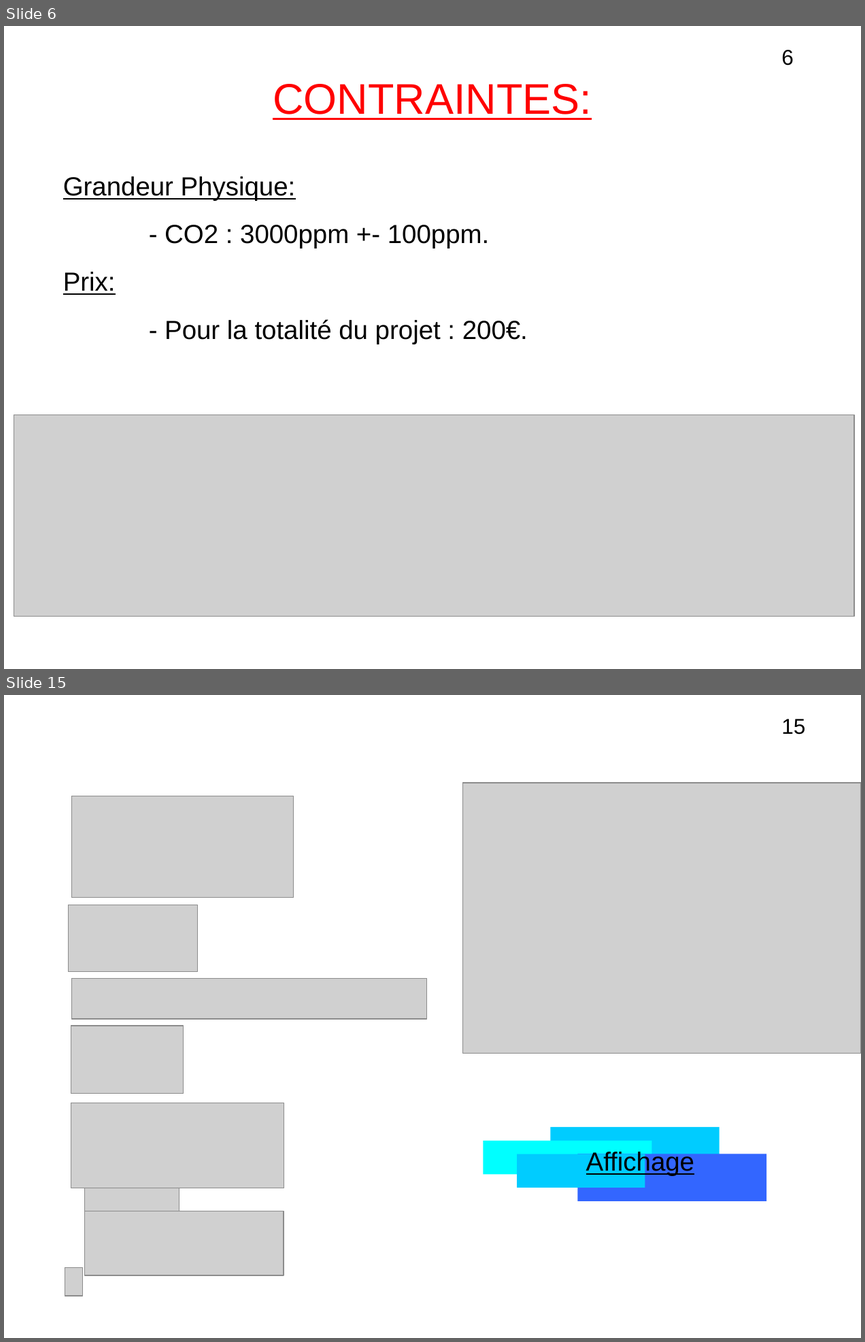
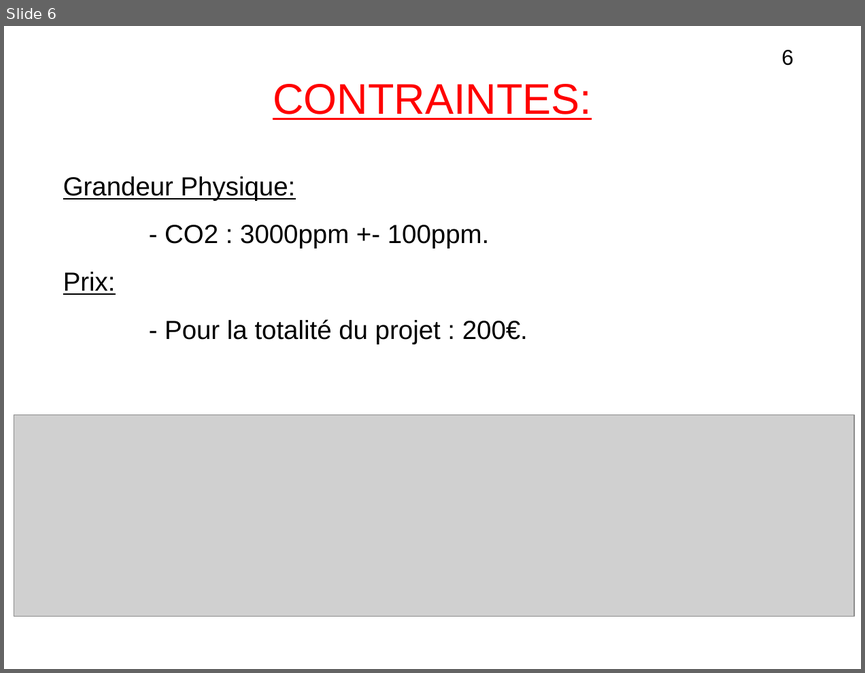
Before and after one commit to lesliesam96/Projet-STI2D, a slide deck: hugo/diapo_R3.odp. Shown one above the other, each under a label of ours: slides 6 and 15 before the commit, slide 6 after it; the slides between them are not shown. The pictures are 865x1342 and 865x673 pixels, drawn with LibreOffice and Linux fonts; fonts in the diff are those of the drawing; grey boxes stand for pictures. Boxes give left, top, right and bottom in pixels: in the first picture for what was removed or moved away, otherwise in the second. Text is boxed around its words. In the diff, an @@ line names an element or a change of style, - is before the commit and + after.

```diff
--- a/hugo/diapo_R3.odp
+++ b/hugo/diapo_R3.odp
@@ slide 15 removed at bbox=[4, 695, 861, 1338], background #FFFFFF @@
@@ text removed at bbox=[781, 719, 805, 734] @@
-15
@@ picture removed at bbox=[72, 796, 294, 897] @@
@@ picture removed at bbox=[462, 783, 861, 1053] @@
@@ picture removed at bbox=[68, 905, 198, 972] @@
@@ picture removed at bbox=[72, 979, 427, 1019] @@
@@ picture removed at bbox=[71, 1025, 183, 1093] @@
@@ picture removed at bbox=[71, 1103, 283, 1187] @@
@@ rectangle removed at bbox=[483, 1140, 652, 1174] @@
@@ rectangle removed at bbox=[551, 1127, 719, 1174] @@
@@ rectangle removed at bbox=[516, 1153, 644, 1187] @@
@@ rectangle removed at bbox=[577, 1153, 766, 1200] @@
@@ text removed at bbox=[586, 1150, 694, 1176] @@
-Affichage
@@ picture removed at bbox=[84, 1187, 179, 1211] @@
@@ picture removed at bbox=[84, 1211, 283, 1275] @@
@@ picture removed at bbox=[65, 1268, 83, 1295] @@
```
Also in this commit, not shown: 11 slides changed, 3 slides added, 1 other slide removed.
